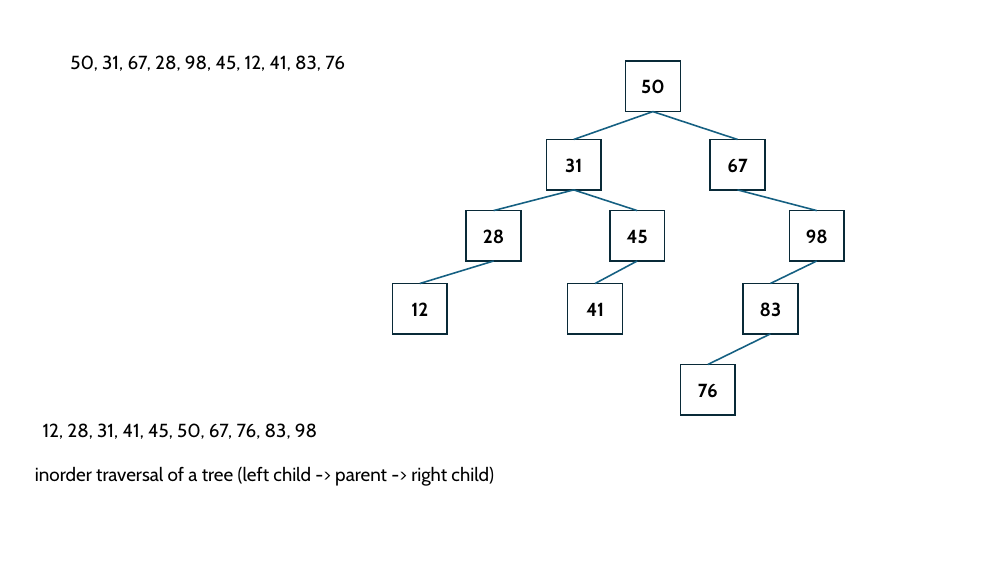
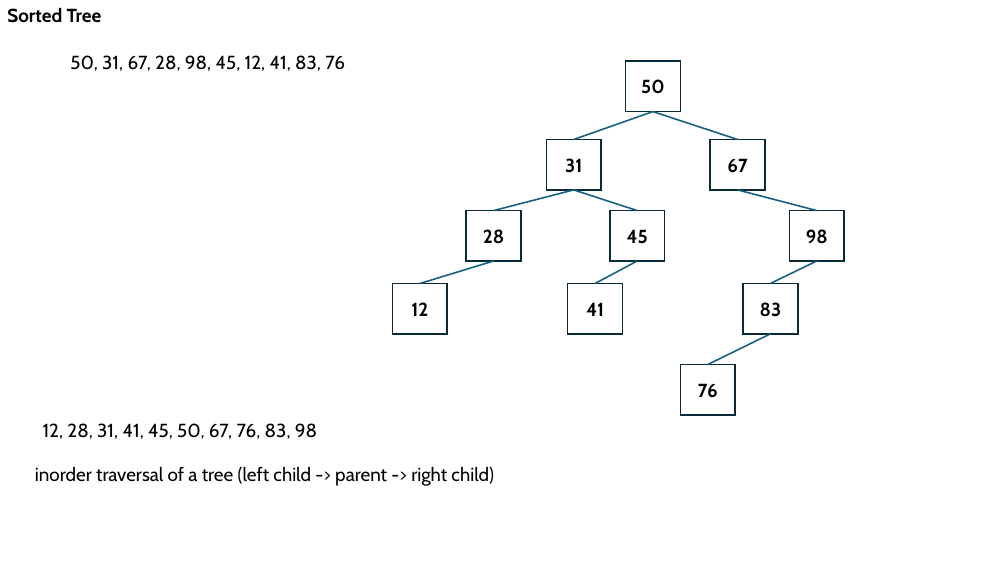
Before and after one commit to mo-mosverkstad/my_data_structure, a slide deck: slide 3 of ppt/dataStructure.pptx. Drawn at 1008x567 pixels with LibreOffice and Linux fonts; fonts in the diff are those of the drawing. Boxes give left, top, right and bottom in pixels: in the first picture for what was removed or moved away, otherwise in the second. Text is boxed around its words. In the diff, an @@ line names an element or a change of style, - is before the commit and + after.

```diff
--- a/ppt/dataStructure.pptx
+++ b/ppt/dataStructure.pptx
@@ text added at <box>7,7,102,23</box>, 18 pt, text #000000, bold @@
+Sorted Tree
```
Also in this commit, not shown: 10 slides added, 6 other files.
